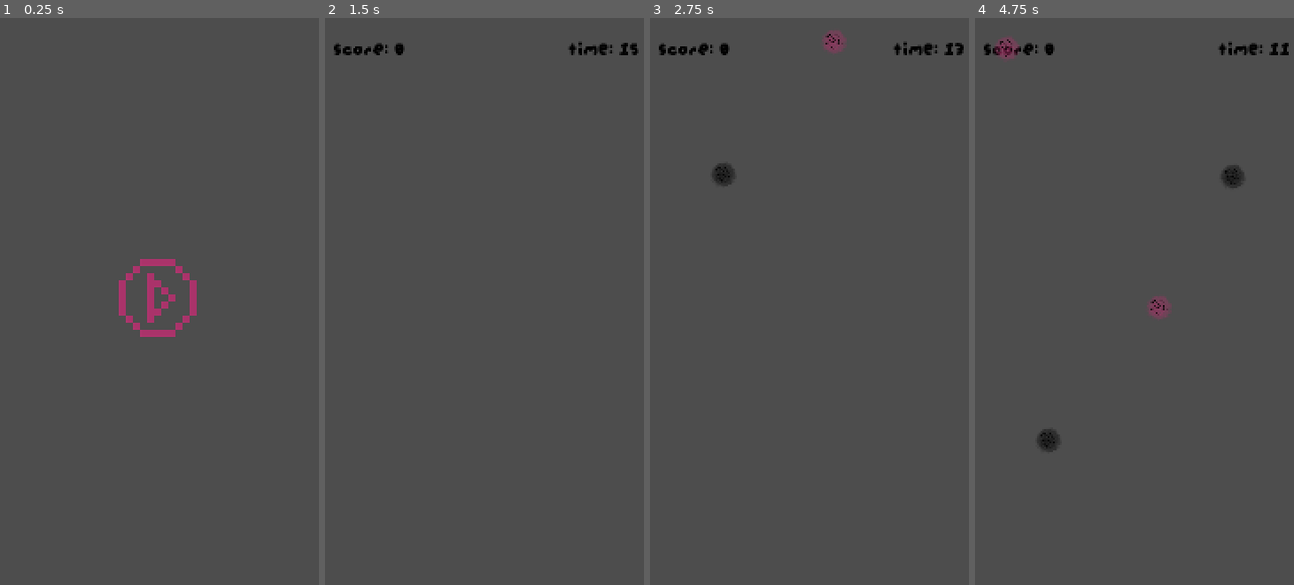
Above: before the commit, frames 1-4 (left to right).
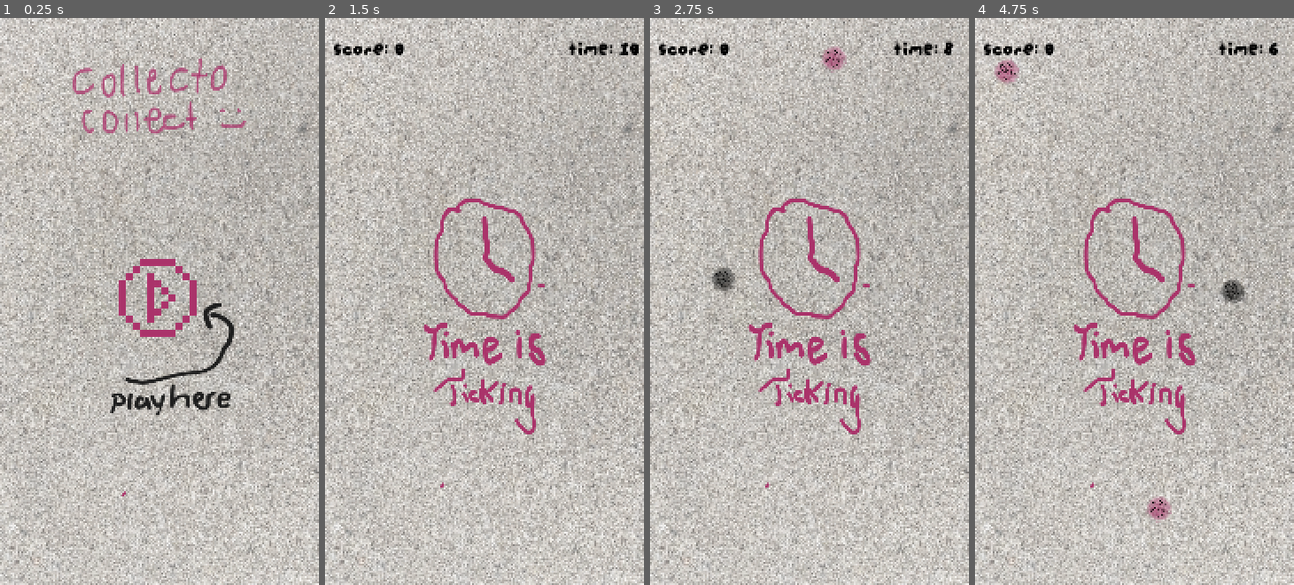
Above: after the commit, the same moments.

Repository: niranjansthaa11-code/Collect_To_Collect_Game
Game: Godot game, scene res://Scences/main.tscn
Same seed, same stepped clock (60 frames per second), same inputs: the game is played once before the commit and once after it.
Inputs (mouse positions are in pixels of both pictures, inside the frame that each line leads up to):
- Up to frame 1 (0.25 s): no input
- Up to frame 2 (1.5 s): click (484, 301) at 0.5 s; tap Enter at 1.25 s; move the mouse to (554, 273) at 1.27 s; hold Right (ui_right) from 1.28 s (still down); tap Alt at 1.35 s; click (554, 273) at 1.42 s
- Up to frame 3 (2.75 s): move the mouse to (723, 74) at 2.02 s; release Right (ui_right) at 2.03 s; hold Down from 2.03 s (still down); tap Shift at 2.1 s; click (723, 74) at 2.17 s
- Up to frame 4 (4.75 s): move the mouse to (1160, 40) at 2.77 s; release Down at 2.78 s; hold Right (ui_right) 2.78-3.53 s; tap Alt at 2.85, 4.35 s; click (1160, 40) at 2.92 s; move the mouse to (1118, 414) at 3.52 s; hold Up 3.53-4.28 s; tap Shift at 3.6 s; click (1118, 414) at 3.67 s; move the mouse to (1233, 108) at 4.27 s; hold Left (ui_left) from 4.28 s (still down); click (1233, 108) at 4.42 s

The runs differ from the first frame. In frame 1, 99% of the frame differs, in the area x 0-100%, y 0-100%; in frame 2, 100%; in frame 3, 100%; in frame 4, 100%.

Commit message:
made a lot of progress

Diff:
--- a/Scences/Ball.tscn
+++ b/Scences/Ball.tscn
@@ -2,6 +2,8 @@
 
 [ext_resource type="Script" uid="uid://2dytvxw316j1" path="res://Scripts/ball.gd" id="1_bwntd"]
 [ext_resource type="Texture2D" uid="uid://dylmb3llrb04k" path="res://Assets/Ball.png" id="2_jcpin"]
+[ext_resource type="AudioStream" uid="uid://clc5hnbn1iip" path="res://Assets/gain.mp3" id="3_lptmf"]
+[ext_resource type="AudioStream" uid="uid://c4awf0xnmg6jl" path="res://Assets/vibrate.mp3" id="4_b27ni"]
 
 [sub_resource type="CircleShape2D" id="CircleShape2D_lptmf"]
 radius = 32.0
@@ -15,4 +17,10 @@
 [node name="CollisionShape2D" type="CollisionShape2D" parent="." unique_id=1281894713]
 shape = SubResource("CircleShape2D_lptmf")
 
+[node name="Gain" type="AudioStreamPlayer2D" parent="." unique_id=187891015]
+stream = ExtResource("3_lptmf")
+
+[node name="Lost" type="AudioStreamPlayer2D" parent="." unique_id=659436060]
+stream = ExtResource("4_b27ni")
+
 [connection signal="area_entered" from="." to="." method="_on_area_entered"]
--- /dev/null
+++ b/Scences/Floating.tscn
@@ -0,0 +1,6 @@
+[gd_scene format=3 uid="uid://dojsdjvmtpey0"]
+
+[ext_resource type="Script" uid="uid://4ir7c3h33ub5" path="res://Scripts/floating.gd" id="1_486yl"]
+
+[node name="FloatingText" type="Label" unique_id=2113132523]
+script = ExtResource("1_486yl")
--- a/Scences/main.tscn
+++ b/Scences/main.tscn
@@ -4,7 +4,14 @@
 [ext_resource type="Texture2D" uid="uid://buhdlvgpmd1ru" path="res://Assets/play.png" id="2_7cn2w"]
 [ext_resource type="Texture2D" uid="uid://ccqri6pmv0bj2" path="res://Assets/Background.png" id="2_h1my3"]
 [ext_resource type="FontFile" uid="uid://d8672lawb12h" path="res://Scences/augiepixel (1).ttf" id="4_4bauf"]
+[ext_resource type="Texture2D" uid="uid://chbgf3a0wsn3i" path="res://Assets/playhere.png" id="4_62xjx"]
 [ext_resource type="Texture2D" uid="uid://bsvn08835uh6k" path="res://Assets/Game_Over.png" id="5_h1my3"]
+[ext_resource type="Texture2D" uid="uid://h2kxf5w84ho8" path="res://Assets/backgame.png" id="5_ki25y"]
+[ext_resource type="AudioStream" uid="uid://usdr8l6dg5id" path="res://Assets/bac.mp3" id="6_103du"]
+[ext_resource type="AudioStream" uid="uid://0smqf4nuxb8j" path="res://Assets/woosh.mp3" id="7_s1s6e"]
+[ext_resource type="AudioStream" uid="uid://b7m6mlasruede" path="res://Assets/countdown.mp3" id="8_xehjk"]
+[ext_resource type="AudioStream" uid="uid://cid6f1ws5w4kr" path="res://Assets/finalgame.mp3" id="9_x60gc"]
+[ext_resource type="AudioStream" uid="uid://c4awf0xnmg6jl" path="res://Assets/vibrate.mp3" id="11_pnnt3"]
 
 [sub_resource type="StyleBoxFlat" id="StyleBoxFlat_h1my3"]
 bg_color = Color(0.6666667, 0.2, 0.41568628, 1)
@@ -23,7 +30,6 @@
 [node name="Start Screen" type="CanvasLayer" parent="." unique_id=1708620685]
 
 [node name="Background" type="TextureRect" parent="Start Screen" unique_id=119559608]
-visible = false
 anchors_preset = 15
 anchor_right = 1.0
 anchor_bottom = 1.0
@@ -43,18 +49,22 @@
 offset_bottom = 128.0
 grow_horizontal = 2
 grow_vertical = 2
+pivot_offset = Vector2(197, 157)
 texture_normal = ExtResource("2_7cn2w")
+
+[node name="PlayhereDesign" type="Sprite2D" parent="Start Screen" unique_id=2106491071]
+position = Vector2(347.00003, 734.99994)
+scale = Vector2(1.6769246, 1.4193456)
+texture = ExtResource("4_62xjx")
 
 [node name="Game" type="Node2D" parent="." unique_id=305304599]
 
 [node name="Background" type="Sprite2D" parent="Game" unique_id=1431453251]
-visible = false
 position = Vector2(360, 640.0499)
 scale = Vector2(1, 1.1850924)
-texture = ExtResource("2_h1my3")
+texture = ExtResource("5_ki25y")
 
 [node name="Spawanner" type="Timer" parent="Game" unique_id=1754902724]
-autostart = true
 
 [node name="Score" type="Label" parent="Game" unique_id=7798654]
 offset_left = 20.0
@@ -118,3 +128,23 @@
 theme_override_font_sizes/font_size = 50
 theme_override_styles/hover = SubResource("StyleBoxFlat_h1my3")
 text = "Play Again"
+
+[node name="Music_Player" type="AudioStreamPlayer2D" parent="." unique_id=2039984045]
+stream = ExtResource("6_103du")
+volume_db = -8.02
+autoplay = true
+
+[node name="Woosh_sound" type="AudioStreamPlayer2D" parent="." unique_id=1031271154]
+stream = ExtResource("7_s1s6e")
+
+[node name="countdown" type="AudioStreamPlayer2D" parent="." unique_id=924884566]
+stream = ExtResource("8_xehjk")
+volume_db = 13.711
+
+[node name="FinalGame" type="AudioStreamPlayer2D" parent="." unique_id=546283383]
+stream = ExtResource("9_x60gc")
+volume_db = 10.09
+
+[node name="Lost" type="AudioStreamPlayer2D" parent="." unique_id=780547937]
+stream = ExtResource("11_pnnt3")
+volume_db = 10.09
--- a/Scripts/ball.gd
+++ b/Scripts/ball.gd
@@ -1,9 +1,11 @@
 extends Area2D
-@export var speed_of_jharing = 300
+@export var speed_of_jharing = 600
 var is_sub_ball = false
 var can_flip = false
 var flip_timer = 0.0
 var flip_at_time = 0.0
+
+var floating_text = preload("res://Scences/Floating.tscn")
 
 # Called when the node enters the scene tree for the first time.
 func _ready() -> void:
@@ -14,9 +16,9 @@
 	else:
 		modulate= Color(1,1,1)
 		#for the more flippy game
-		can_flip = randf()<0.25
+		can_flip = randf()<0.45
 		if can_flip:
-			flip_at_time=randf_range(0.5,1)
+			flip_at_time=randf_range(0.9,1.5)
 
 
 
@@ -24,6 +26,9 @@
 func _process(delta):
 	position.y += speed_of_jharing*delta
 	if position.y > get_viewport_rect().size.y + 50:
+		if not is_sub_ball:
+			spwanned_missed()
+			get_tree().call_group("game_manager", "missed_good_ball")
 		queue_free() #missed ball remove hanna
 
 
@@ -37,11 +42,27 @@
 
 func _on_input_event(_viewport, event, _shape_idx):
 	if event is InputEventMouseButton and event.pressed:
+		spwan_floating_text()
 		if is_sub_ball:
 			get_tree().call_group("game_manager","subtract_time")
+			$Lost.play()
 		else:
+			$Gain.play()
 			get_tree().call_group("game_manager", "add_time")
 			var tween = create_tween()
 			tween.tween_property(self,"scale",scale*1.5,0.15)
 			tween.parallel().tween_property(self, "modulate:a", 0.0, 0.15)
 			tween.tween_callback(queue_free)
+func spwan_floating_text():
+	var ft = floating_text.instantiate()
+	get_parent().add_child(ft)
+	ft.global_position = global_position
+	if is_sub_ball:
+		ft.setup("-3s", Color(1, 0, 0))
+	else:
+		ft.setup("+2s", Color(0.705, 0.1, 0.17, 1.0))
+func spwanned_missed():
+	var ft = floating_text.instantiate()
+	get_parent().add_child(ft)
+	ft.global_position = global_position
+	ft.setup("-1s", Color(0.593, 0.013, 0.0, 1.0))
--- /dev/null
+++ b/Scripts/floating.gd
@@ -0,0 +1,14 @@
+extends Label
+
+func _ready():
+	z_index=100
+	add_theme_font_size_override("font_size", 48)
+	var tween = create_tween()
+	tween.set_parallel(true)
+	tween.tween_property(self, "position:y", position.y - 60, 0.8)
+	tween.tween_property(self, "modulate:a", 0.0, 0.8)
+	tween.chain().tween_callback(queue_free)
+
+func setup(text: String, color: Color):
+	self.text = text
+	self.modulate = color
--- a/Scripts/main.gd
+++ b/Scripts/main.gd
@@ -2,7 +2,8 @@
 
 var ball_scence = preload("res://Scences/Ball.tscn")
 var score =0
-var timeleft =15
+var timeleft =10
+var current_ball_speed = 500
 
 # Called when the node enters the scene tree for the first time.
 func _ready(): #if the start is pressed down
@@ -12,12 +13,13 @@
 	$Game/Countdown_TImer.timeout.connect(_on_countdown_t_imer_timeout)
 	$"GameOver/Restart Button".pressed.connect(_on_restart_button_pressed)
 func _on_play_pressed():
+	$Woosh_sound.play()
 	$"Start Screen".hide()
 	$Game.show()
 	$Game/Spawanner.start()
 	$Game/Countdown_TImer.start()
 	score = 0
-	timeleft = 15
+	timeleft = 10
 	update_labels()
 	print("Game is Starting...")
 
@@ -25,6 +27,7 @@
 func _on_spawanner_timeout() -> void:
 	var ball = ball_scence.instantiate()
 	ball.position = Vector2(randf_range(50,670),0)
+	ball.speed_of_jharing = current_ball_speed
 	$Game.add_child(ball)
 	pass # Replace with function body.
 
@@ -33,6 +36,14 @@
 	timeleft -=1
 	update_labels()
 	$Game/Spawanner.wait_time = max(0.4, $Game/Spawanner.wait_time - 0.02)
+	current_ball_speed = min(600, current_ball_speed + 8)
+	if timeleft <= 3 and timeleft > 0:
+		$countdown.play()
+
+	if timeleft <= 5:
+		$Game/Timer.modulate = Color(1, 0, 0)
+	else:
+		$Game/Timer.modulate = Color(1, 1, 1)
 	if timeleft <= 0:
 		end_game()
 	pass # Replace with function body.
@@ -47,14 +58,29 @@
 	if timeleft <= 0:
 		end_game()
 
+func  missed_good_ball():
+	$Lost.play()
+	timeleft -= 1  #penatly
+	update_labels()
+	if timeleft <= 0:
+		end_game()
 func update_labels():
 	$Game/Score.text = "Score: " + str(score)
 	$Game/Timer.text = "Time: " + str(timeleft)
+	if timeleft <= 5:
+		$Game/Timer.modulate = Color(1, 0, 0)
+	else:
+		$Game/Timer.modulate = Color(1, 1, 1)
+
+
 func end_game():
+	$countdown.stop()
+	$Music_Player.stop()
 	$Game/Spawanner.stop()
 	$Game/Countdown_TImer.stop()
 	$Game.hide()
 	$GameOver.show()
+	$FinalGame.play();
 	$GameOver/Final_score_label.text = "Score: " + str(score)
 
 	print(" Final Score: ", score)
Not shown, added: Assets/bac.mp3.import
Binary file added: Assets/backgame.png
Not shown, added: Assets/backgame.png.import
Not shown, added: Assets/countdown.mp3.import
Not shown, added: Assets/finalgame.mp3.import
Not shown, added: Assets/gain.mp3.import
Binary file added: Assets/playhere.png
Not shown, added: Assets/playhere.png.import
Not shown, added: Assets/vibrate.mp3.import
Not shown, added: Assets/woosh.mp3.import
Not shown, added: Scripts/floating.gd.uid
Not shown, added: Assets/bac.mp3
(and 5 more such lines)
